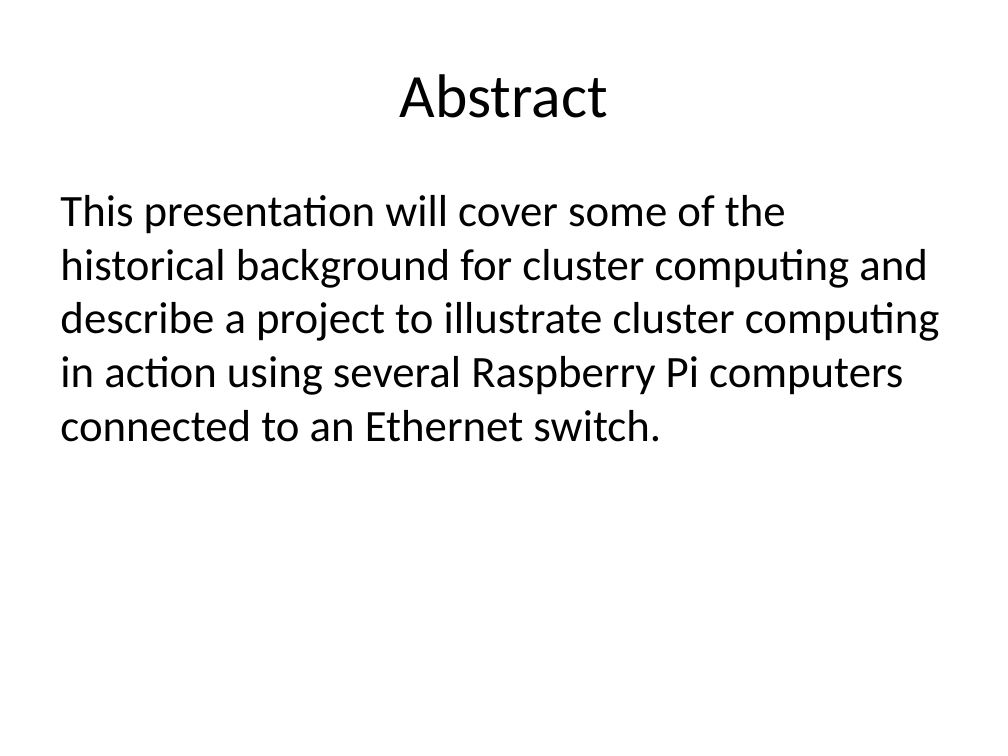
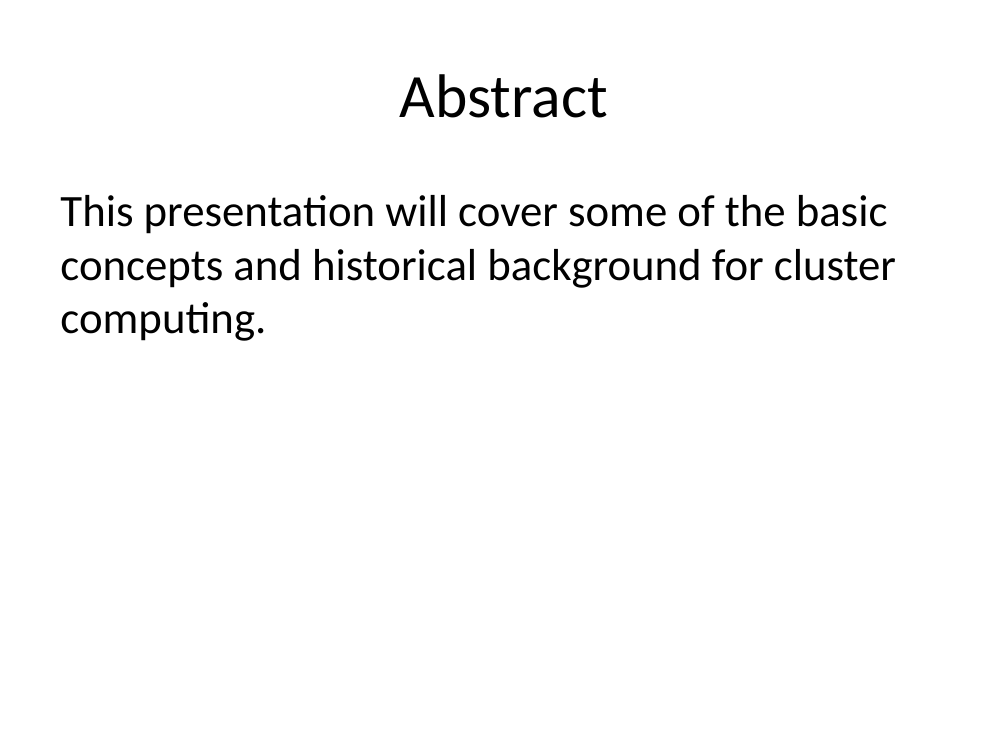
Before and after one commit to pmean/cluster-computing, a slide deck: slide 2 of talks/introduction.pptx. Drawn at 1008x756 pixels with LibreOffice and Linux fonts; fonts in the diff are those of the drawing. Boxes give left, top, right and bottom in pixels: in the first picture for what was removed or moved away, otherwise in the second. Text is boxed around its words. In the diff, an @@ line names an element or a change of style, - is before the commit and + after.

```diff
--- a/talks/introduction.pptx
+++ b/talks/introduction.pptx
@@ text at <box>60,195,896,341</box>: text changed @@
-This presentation will cover some of the historical background for cluster computing and describe a project to illustrate cluster computing in action using several Raspberry Pi computers connected to an Ethernet switch.
+This presentation will cover some of the basic concepts and historical background for cluster computing.
```
Also in this commit, not shown: 1 other slide changed, 1 slide added, 6 other files.
